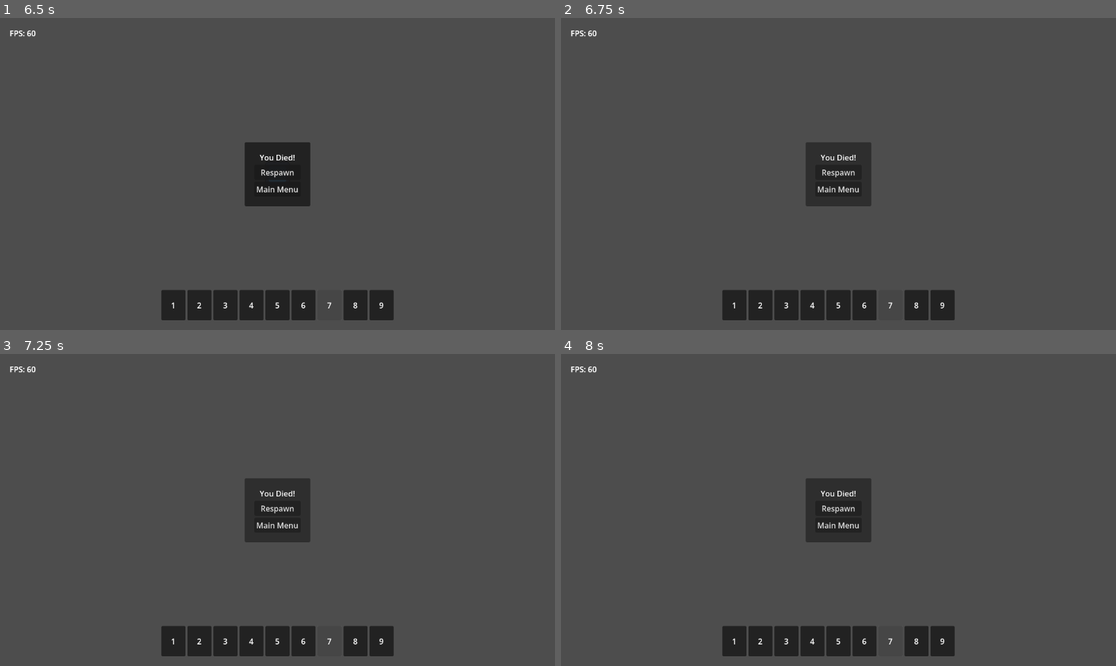
Above: before the commit, frames 1-4 (two rows, left to right).
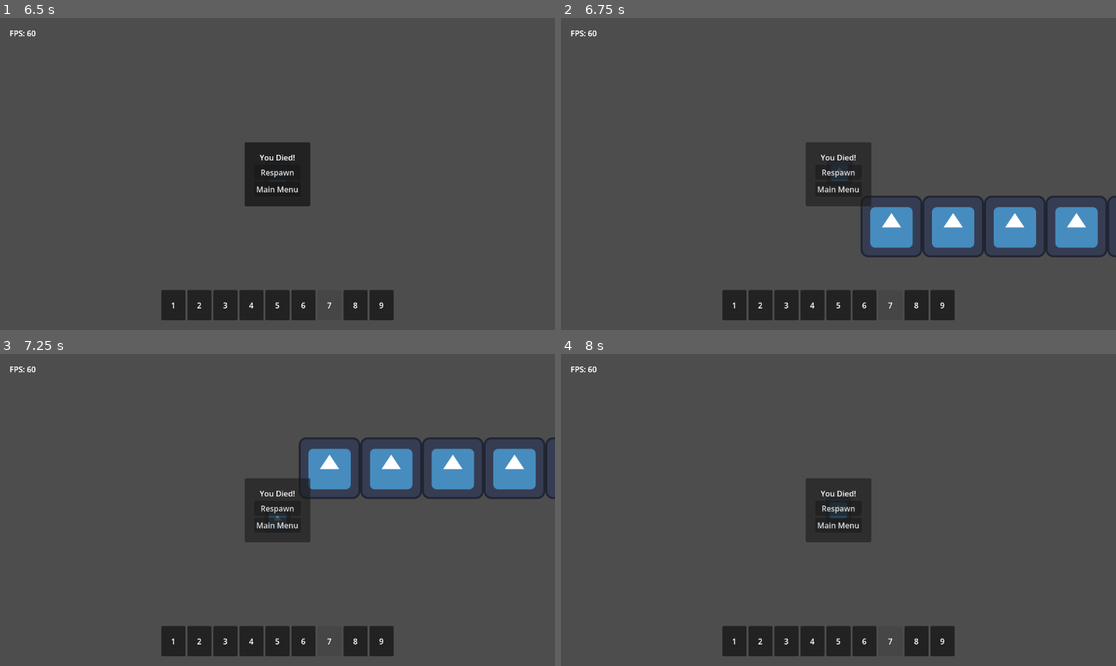
Above: after the commit, the same moments.

Repository: TheHumanMRP/RPG-Life-Tracker
Game: Godot game, scene res://Folders/Systems/Main/Scenes/main_scene.tscn
The game is run twice, just before and just after one commit, with the same random seed, the same clock (stepped at 60 frames per second) and the same inputs. The engine's default icon, where the game draws it, is replaced by a stand-in: a white triangle on a blue panel in a dark square.
Inputs (mouse positions are in pixels of both pictures, inside the frame that each line leads up to):
- Up to frame 1 (6.5 s): click "Dungeon" at 0.5 s; move the mouse to (172, 305) at 1.27 s; hold D (move_right) 1.28-2.78 s; tap T (add_test_sword) every 1.5 s from 1.35 to 5.85 s; click (172, 305) at 1.42 s; tap Space (jump) at 1.52, 2.27, 3.77, 4.52, 5.27 s; move the mouse to (199, 305) at 2.02 s; tap E (equip_item) at 2.1, 3.6, 5.1 s; click (199, 305) at 2.17 s; move the mouse to (227, 305) at 2.77 s; hold A (move_left) 2.78-5.03 s; click (227, 305) at 2.92 s; move the mouse to (249, 305) at 3.52 s; click (249, 305) at 3.67 s; move the mouse to (277, 305) at 4.27 s; click (277, 305) at 4.42 s; move the mouse to (305, 305) at 5.02 s; hold D (move_right) from 5.03 s (still down); click (305, 305) at 5.17 s; move the mouse to (327, 305) at 5.77 s; click (327, 305) at 5.92 s
- Up to frame 2 (6.75 s): release D (move_right) at 6.5 s; click "Respawn" at 6.5 s
- Up to frame 3 (7.25 s): no input
- Up to frame 4 (8 s): click "Respawn" at 7.25 s

Frame 1 is identical in both runs. In frame 2, 5.2% of the frame differs, in the area x 48-100%, y 47-77%; in frame 3, 5.3%, in the area x 48-100%, y 26-54%; in frame 4, less than 0.1%.
Error in both runs: Invalid access to property or key 'info_getter' on a base object of type 'Node (global.gd)'. (res://Folders/Systems/Inventory_System/Scripts/Inventory/all_glob…

Commit message:
Auto commit at 2026-09-20 12:23:47

Diff:
--- a/Folders/Systems/Dungeon_Related/Death_Menu/death_menu.gd
+++ b/Folders/Systems/Dungeon_Related/Death_Menu/death_menu.gd
@@ -29,12 +29,17 @@
 func _on_respawn_button_pressed() -> void:
 	SignalBus.respawn_player.emit()
 
+	set_global_state_dungeon_playing()
+
 	print("\nDeath Menu: Respawn Button Pressed")
 
-	hide()
+	self.queue_free()
 
 func _on_main_menu_button_pressed() -> void:
 	Global.main_node.switch_to_scene(self, Constants.PATH_TO_MAIN_MENU, true)
 
 func set_global_state_death_menu() -> void:
 	SignalBus.set_game_state.emit(All_Enums.GAME_STATES.DeathMenu)
+
+func set_global_state_dungeon_playing() -> void:
+	SignalBus.set_game_state.emit(All_Enums.GAME_STATES.DungeonPlaying)
